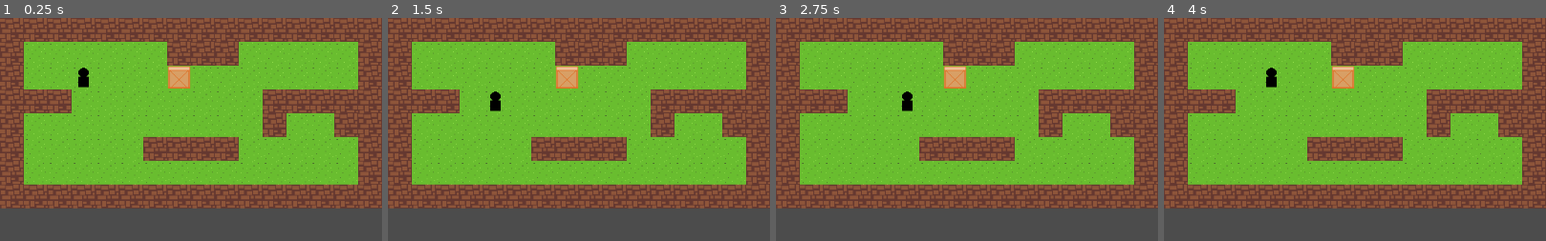
Above: before the commit, frames 1-4 (left to right).
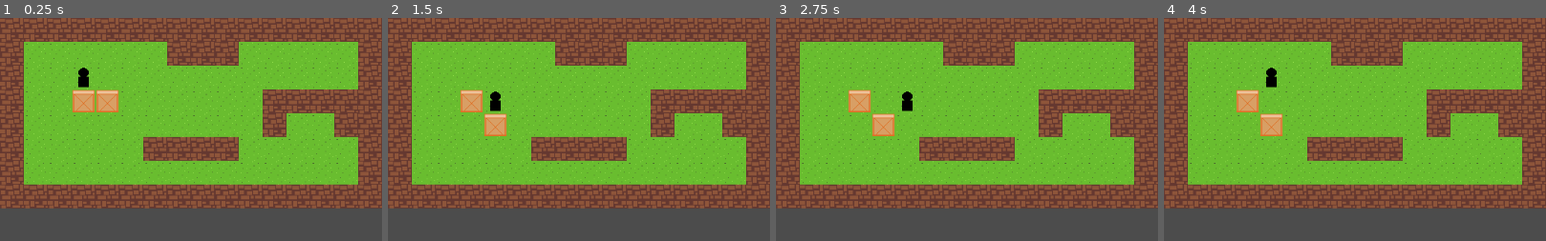
Above: after the commit, the same moments.

Repository: refeals/sokoban-godot-firebase
Game: Godot game, scene res://scenes/Level.tscn
Same seed, same stepped clock (60 frames per second), same inputs: the game is played once before the commit and once after it.
Inputs:
- Up to frame 1 (0.25 s): no input
- Up to frame 2 (1.5 s): tap Enter at 0.5 s; hold Right (ui_right) 0.53-1.28 s; tap Space at 1.25 s; hold Down (ui_down) from 1.28 s (still down)
- Up to frame 3 (2.75 s): tap Enter at 2 s; release Down (ui_down) at 2.03 s; hold Right (ui_right) from 2.03 s (still down)
- Up to frame 4 (4 s): tap Space at 2.75 s; release Right (ui_right) at 2.78 s; hold Up (ui_up) 2.78-3.53 s; tap Enter at 3.5 s; hold Left (ui_left) from 3.53 s (still down)
The pictures show only the part of the screen within x 0-50%, y 0-50%; the shares and areas given below are measured in that part.

The runs differ from the first frame. In frame 1, 3.1% of the frame differs, in the area x 6-50%, y 21-43%; in frame 2, 3.1%; in frame 3, 3.1%; in frame 4, 3.1%.

Commit message:
feat: add collision between boxes

Diff:
--- a/scenes/Box.tscn
+++ b/scenes/Box.tscn
@@ -18,3 +18,8 @@
 [node name="CollisionShape2D" type="CollisionShape2D" parent="."]
 position = Vector2( 16, 16 )
 shape = SubResource( 1 )
+
+[node name="RayCast2D" type="RayCast2D" parent="."]
+position = Vector2( 16, 16 )
+cast_to = Vector2( 0, 30 )
+collide_with_areas = true
--- a/scenes/Level.tscn
+++ b/scenes/Level.tscn
@@ -7,12 +7,15 @@
 [node name="Level" type="Node2D"]
 
 [node name="TileMap" parent="." instance=ExtResource( 3 )]
-tile_data = PoolIntArray( 0, 0, 0, 1, 0, 0, 2, 0, 0, 3, 0, 0 …(530 unchanged characters)…  0, 131087, 0, 0, 196608, 0, 0, 196609, 0, 0, 196610, 0, 0, 196611, 1, 0, 196612, 1, 0, 196613, …(1043 unchanged characters)…
+tile_data = PoolIntArray( 0, 0, 0, 1, 0, 0, 2, 0, 0, 3, 0, 0 …(530 unchanged characters)…  0, 131087, 0, 0, 196608, 0, 0, 196609, 1, 0, 196610, 1, 0, 196611, 1, 0, 196612, 1, 0, 196613, …(1043 unchanged characters)…
 
 [node name="LevelObjs" type="Node2D" parent="."]
 
 [node name="Box" parent="LevelObjs" instance=ExtResource( 2 )]
-position = Vector2( 224, 64 )
+position = Vector2( 128, 96 )
+
+[node name="Box2" parent="LevelObjs" instance=ExtResource( 2 )]
+position = Vector2( 96, 96 )
 
 [node name="Player" parent="." instance=ExtResource( 1 )]
 position = Vector2( 96, 64 )
--- a/scripts/Box.gd
+++ b/scripts/Box.gd
@@ -1,4 +1,6 @@
 extends Area2D
+
+onready var ray = $RayCast2D
 
 var tile_size = 32
 var animation_speed = 20
@@ -10,6 +12,11 @@
   "ui_down": Vector2.DOWN
 }
 
-func createMovement(dir, obj = self):
+func checkIfCanMove(dir):
+  ray.cast_to = inputs[dir] * tile_size
+  ray.force_raycast_update()
+  return !ray.is_colliding()
+
+func createMovement(dir):
   var tween = get_tree().create_tween()
-  tween.tween_property(obj, "position", position + inputs[dir] * tile_size, 1.0 / animation_speed).set_trans(Tween.TRANS_SINE)
+  tween.tween_property(self, "position", position + inputs[dir] * tile_size, 1.0 / animation_speed).set_trans(Tween.TRANS_SINE)
--- a/scripts/Player.gd
+++ b/scripts/Player.gd
@@ -33,7 +33,7 @@
     createMovement(dir)
   else:
     var collider = ray.get_collider()
-    if (collider.name == "Box"):
+    if (collider.has_method("checkIfCanMove") and collider.checkIfCanMove(dir)):
       createMovement(dir)
       collider.createMovement(dir)
 
